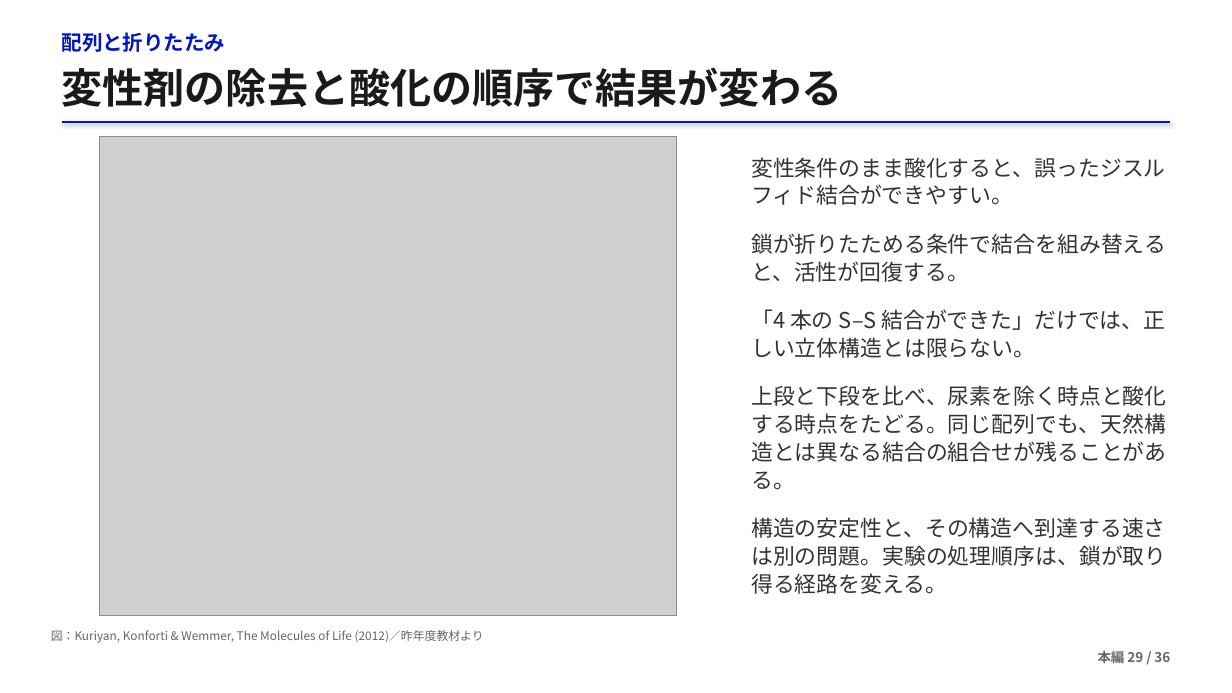
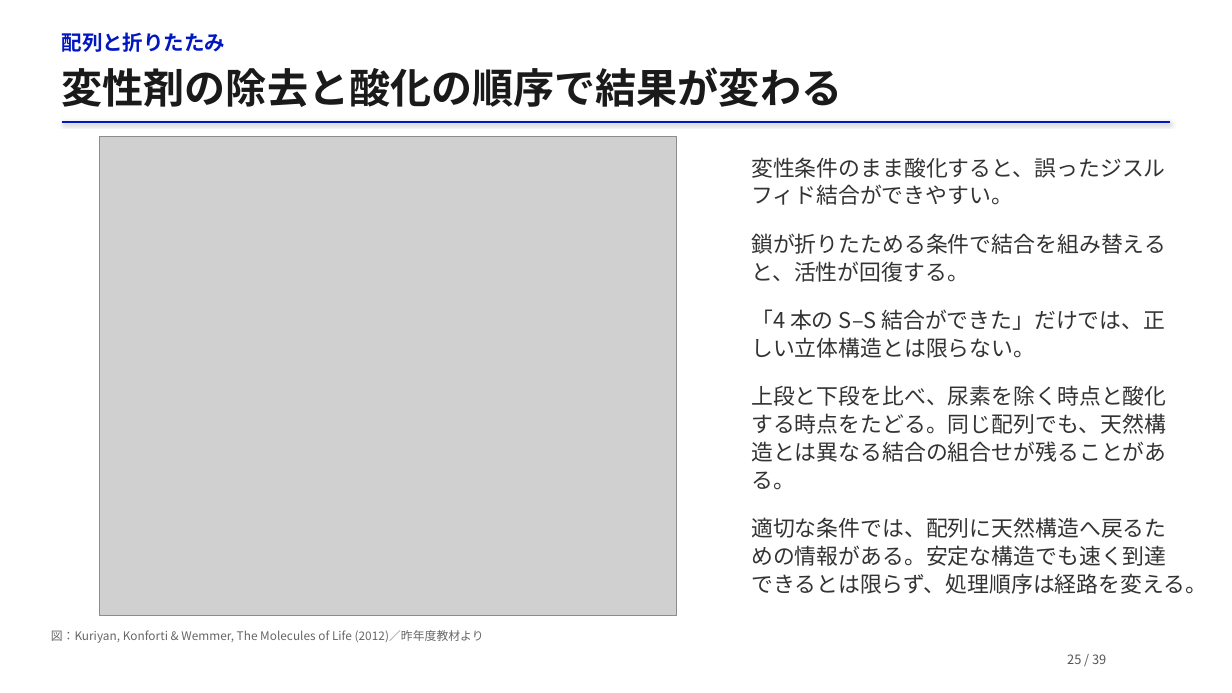
Before and after one commit to matsunagalab/lecture_bioinfo, a slide deck: slide 25 of 03_タンパク質構造の基礎/03_タンパク質構造の基礎.pptx (slide 29 before the commit). Drawn at 1232x693 pixels with LibreOffice and Linux fonts; fonts in the diff are those of the drawing; grey boxes stand for pictures. Boxes give left, top, right and bottom in pixels: in the first picture for what was removed or moved away, otherwise in the second. Text is boxed around its words. In the diff, an @@ line names an element or a change of style, - is before the commit and + after.

```diff
--- a/03_タンパク質構造の基礎/03_タンパク質構造の基礎.pptx
+++ b/03_タンパク質構造の基礎/03_タンパク質構造の基礎.pptx
@@ text at (751, 517, 1207, 594): text changed @@
-構造の安定性と、その構造へ到達する速さは別の問題。実験の処理順序は、鎖が取り得る経路を変える。
+適切な条件では、配列に天然構造へ戻るための情報がある。安定な構造でも速く到達できるとは限らず、処理順序は経路を変える。
@@ text added at (1067, 654, 1106, 664), 10 pt, text #555555 @@
+25 / 39
@@ text removed at (1098, 650, 1170, 663) @@
-本編 29 / 36
```
Also in this commit, not shown: 23 other slides changed, 17 slides added, 14 slides removed, 2 other files.
